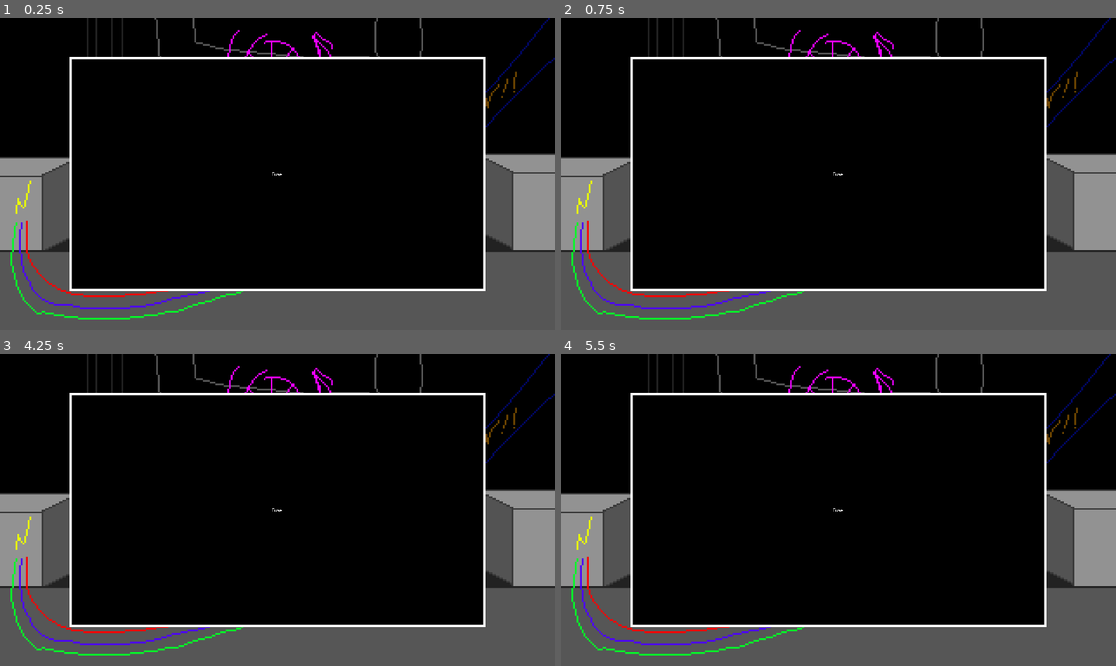
Above: before the commit, frames 1-4 (two rows, left to right).
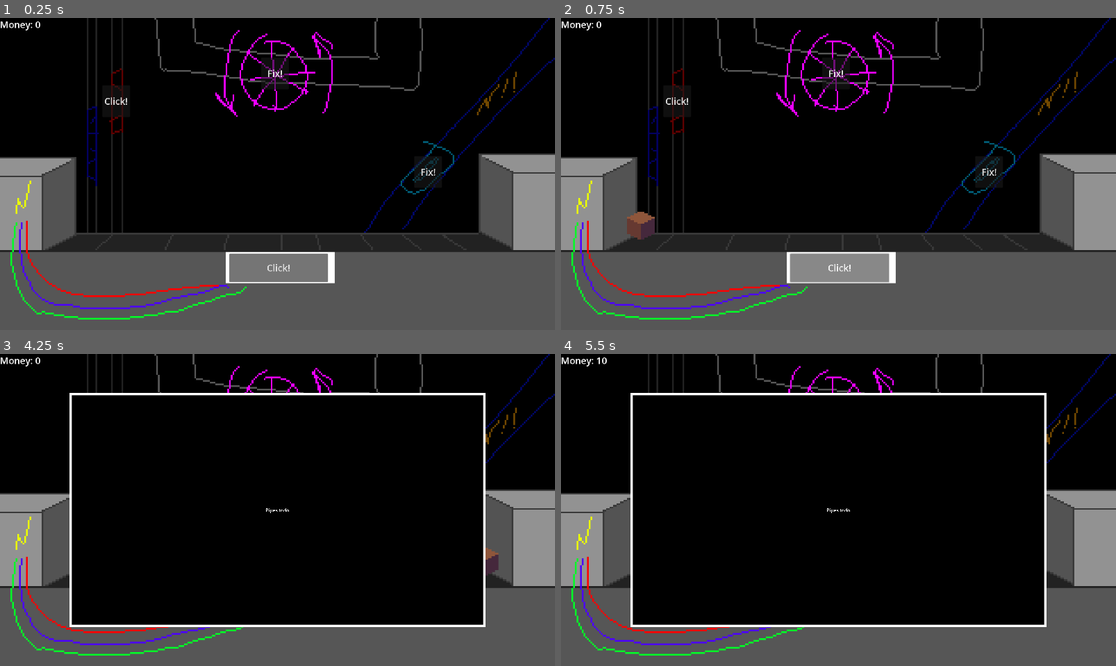
Above: after the commit, the same moments.

Repository: BrokenAlias/ClickerPrototype0
Game: Godot game, scene res://scenes/main.tscn
Same seed, same stepped clock (60 frames per second), same inputs: the game is played once before the commit and once after it.
Inputs:
- Up to frame 1 (0.25 s): no input
- Up to frame 2 (0.75 s): click "Click!" at 0.5 s
- Up to frame 3 (4.25 s): click "Click!" at 1.25 s; click "Fix!" at 2 s; click "Fix!" at 2.75 s; click "Click!" at 3.5 s
- Up to frame 4 (5.5 s): click "Click!" at 4.25 s; click "Fix!" at 5 s

The runs differ from the first frame. In frame 1, 18% of the frame differs, in the area x 0-88%, y 1-88%; in frame 2, 18%; in frame 3, 0.3%; in frame 4, 0.1%.

Commit message:
Added items, item displays and the items go though the conveyor, spawned abnd sold

Diff:
--- /dev/null
+++ b/resources/items/package.tres
@@ -0,0 +1,11 @@
+[gd_resource type="Resource" script_class="Item" load_steps=3 format=3 uid="uid://diai28hujbe7f"]
+
+[ext_resource type="Texture2D" uid="uid://d2odqd5frh75k" path="res://assets/items/package.png" id="1_8ajwg"]
+[ext_resource type="Script" uid="uid://derrjaftmetx0" path="res://scripts/item.gd" id="2_vfh6h"]
+
+[resource]
+script = ExtResource("2_vfh6h")
+name = "Product"
+id = "product"
+icon = ExtResource("1_8ajwg")
+metadata/_custom_type_script = "uid://derrjaftmetx0"
--- /dev/null
+++ b/scenes/item_display.tscn
@@ -0,0 +1,9 @@
+[gd_scene load_steps=2 format=3 uid="uid://dkf6wxf5jt5vq"]
+
+[ext_resource type="Script" uid="uid://cqvymr2tsqst5" path="res://scripts/item_display.gd" id="1_qv0ky"]
+
+[node name="ItemDisplay" type="Node2D"]
+script = ExtResource("1_qv0ky")
+
+[node name="Icon" type="Sprite2D" parent="."]
+scale = Vector2(6, 6)
--- a/scenes/main.tscn
+++ b/scenes/main.tscn
@@ -31,6 +31,16 @@
 grow_vertical = 2
 texture = ExtResource("1_o5qli")
 
+[node name="ConveyorItemsContainer" type="Node2D" parent="Control"]
+
+[node name="SpawnMarker" type="Marker2D" parent="Control/ConveyorItemsContainer"]
+position = Vector2(203, 718)
+gizmo_extents = 25.0
+
+[node name="SoldHorizonlalMarker" type="Marker2D" parent="Control/ConveyorItemsContainer"]
+position = Vector2(1711, 712)
+gizmo_extents = 25.0
+
 [node name="Button" type="Button" parent="Control"]
 layout_mode = 1
 anchors_preset = 8
@@ -95,6 +105,9 @@
 theme_override_font_sizes/font_size = 32
 text = "Fix!"
 
+[node name="BreakTimer" type="Timer" parent="Control/ValveFixMinigame"]
+autostart = true
+
 [node name="MinigameOverlays" type="Control" parent="Control"]
 layout_mode = 1
 anchors_preset = 15
@@ -233,6 +246,14 @@
 text = "Lecy todo
 "
 
+[node name="MoneyLabel" type="Label" parent="Control"]
+layout_mode = 0
+offset_right = 40.0
+offset_bottom = 23.0
+theme_override_font_sizes/font_size = 32
+text = "Money: 0"
+
+[connection signal="pressed" from="Control/Button" to="." method="_request_product_click"]
 [connection signal="pressed" from="Control/PipesFixBUtton" to="." method="_on_pipes_fix_b_utton_pressed"]
 [connection signal="pressed" from="Control/FuseMInigame" to="." method="_on_fuse_m_inigame_pressed"]
 [connection signal="pressed" from="Control/ValveFixMinigame" to="." method="_on_valve_fix_minigame_pressed"]
--- /dev/null
+++ b/scripts/item.gd
@@ -0,0 +1,6 @@
+class_name Item
+extends Resource
+
+@export var name: String = ""
+@export var id: String = ""
+@export var icon: Texture2D = null
--- /dev/null
+++ b/scripts/item_display.gd
@@ -0,0 +1,13 @@
+class_name ItemDisplay
+extends Node2D
+
+
+var item: Item
+
+@onready var icon: Sprite2D = $Icon
+
+
+func set_item(new_item: Item) -> void:
+	item = new_item
+
+	icon.texture = item.icon
--- a/scripts/main.gd
+++ b/scripts/main.gd
@@ -1,8 +1,24 @@
 extends Node
 
 
+const ITEM_DISPLAY = preload("uid://dkf6wxf5jt5vq")
+
+
+@onready var money_label: Label = $Control/MoneyLabel
+@onready var conveyor_items_container: Node2D = $Control/ConveyorItemsContainer
+@onready var conveyor_spawn_marker: Marker2D = $Control/ConveyorItemsContainer/SpawnMarker
+@onready var conveyor_sold_marker: Marker2D = $Control/ConveyorItemsContainer/SoldHorizonlalMarker
+
+
+var money: int = 0
+var conveyor_items: Array[ItemDisplay] = []
+
+
 func _ready() -> void:
-	show_overlay("Fuse")
+	#show_overlay("Fuse")
+	pass
+
+	# give random break times
 
 
 func show_overlay(overlay_name: String) -> void:
@@ -11,8 +27,17 @@
 
 
 func _process(delta: float) -> void:
+	# Close any minigame UI
 	if Input.is_action_just_pressed("leave_minigame"):
 		show_overlay("")
+
+	for conveyor_item in conveyor_items:
+		conveyor_item.position.x += 400.0 * delta
+
+		if conveyor_item.global_position.x > conveyor_sold_marker.global_position.x:
+			sell_conveyor_item(conveyor_item)
+
+	money_label.text = "Money: %d" % money
 
 
 func _on_fuse_m_inigame_pressed() -> void:
@@ -25,3 +50,18 @@
 
 func _on_valve_fix_minigame_pressed() -> void:
 	show_overlay("Valve")
+
+
+func _request_product_click() -> void:
+	var item_display := ITEM_DISPLAY.instantiate() as ItemDisplay
+	conveyor_items_container.add_child(item_display)
+	conveyor_items.push_back(item_display)
+
+	item_display.global_position = conveyor_spawn_marker.global_position
+	item_display.set_item(load("res://resources/items/package.tres") as Item)
+
+
+func sell_conveyor_item(item_display: ItemDisplay) -> void:
+	conveyor_items.erase(item_display)
+	item_display.queue_free()
+	money += 10
Binary file added: assets/items/package.png
Not shown, added: assets/items/package.png.import
Not shown, added: scripts/item.gd.uid
Not shown, added: scripts/item_display.gd.uid
